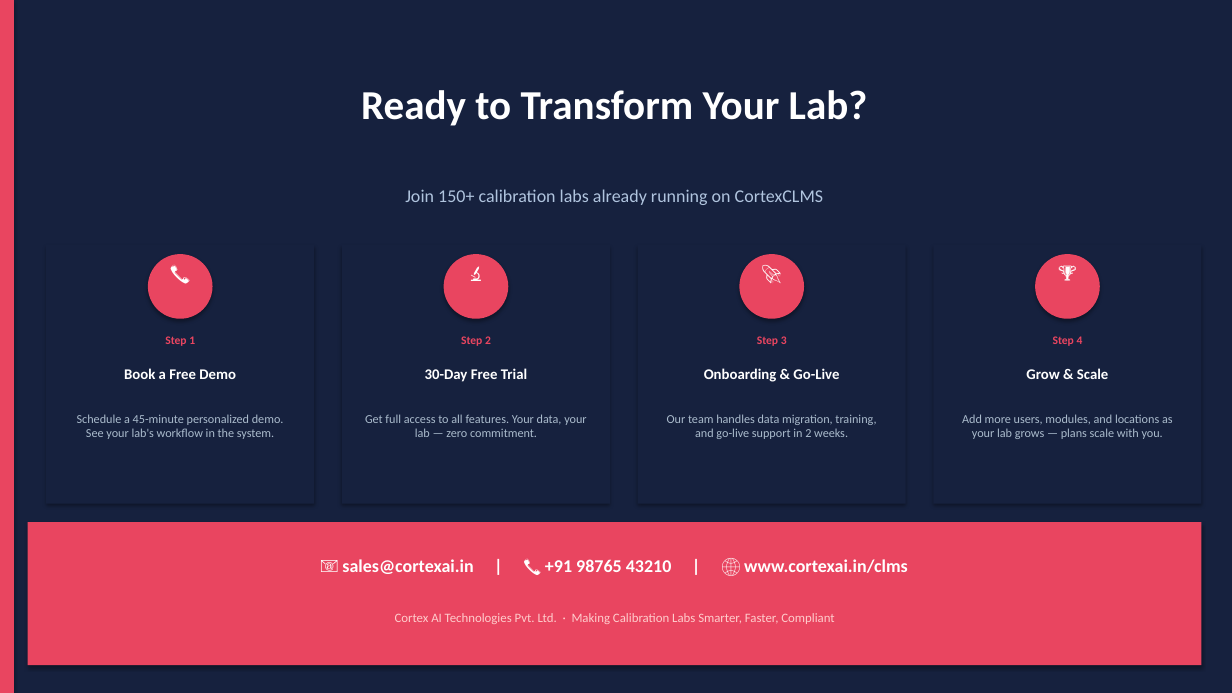
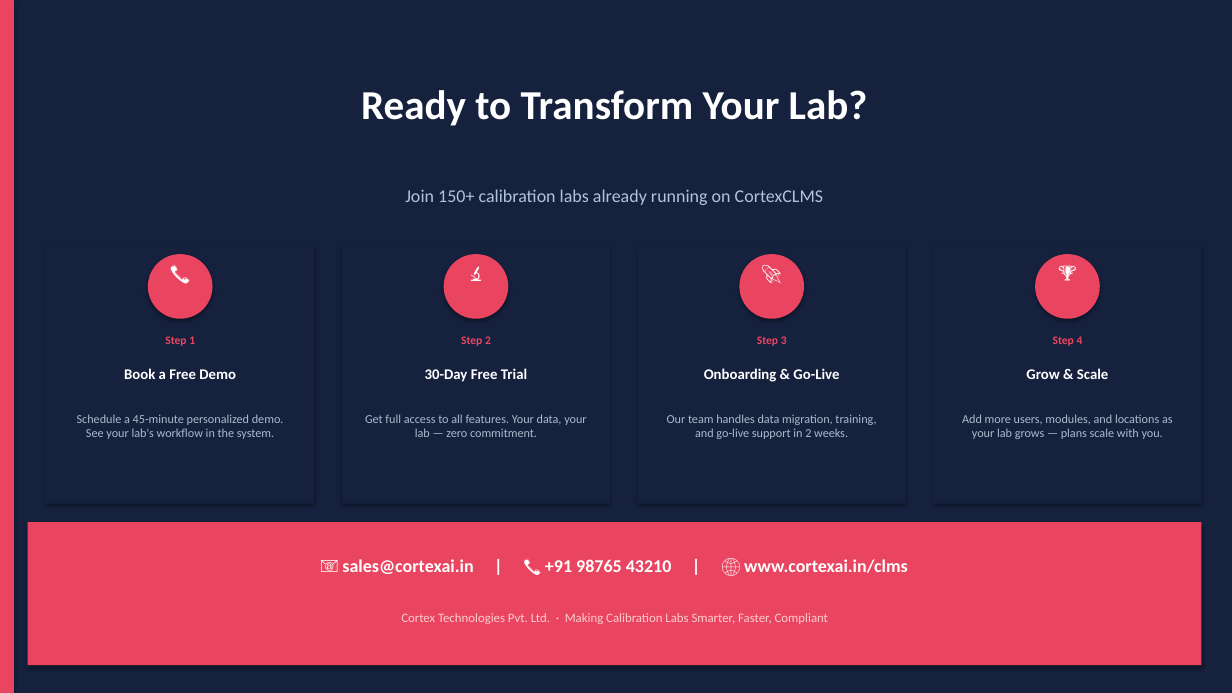
Before and after one commit to VinaySawarkar1/CLMS, a slide deck: slide 13 of CortexCLMS-Presentation.pptx (slide 12 before the commit). Drawn at 1232x693 pixels with LibreOffice and Linux fonts; fonts in the diff are those of the drawing. Boxes give left, top, right and bottom in pixels: in the first picture for what was removed or moved away, otherwise in the second. Text is boxed around its words. In the diff, an @@ line names an element or a change of style, - is before the commit and + after.

```diff
--- a/CortexCLMS-Presentation.pptx
+++ b/CortexCLMS-Presentation.pptx
@@ text at (401, 613, 828, 624): text changed @@
-Cortex AI Technologies Pvt. Ltd. · Making Calibration Labs Smarter, Faster, Compliant
+Cortex Technologies Pvt. Ltd. · Making Calibration Labs Smarter, Faster, Compliant
```
Also in this commit, not shown: 6 other slides changed, 1 slide added.
